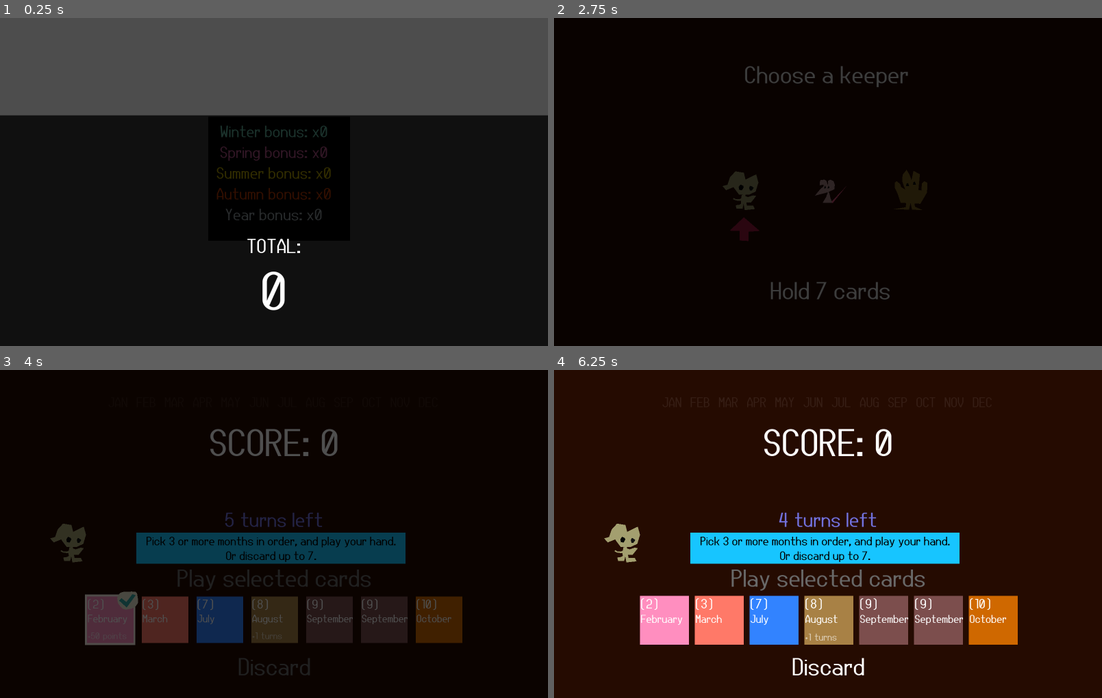
Above: before the commit, frames 1-4 (two rows, left to right).
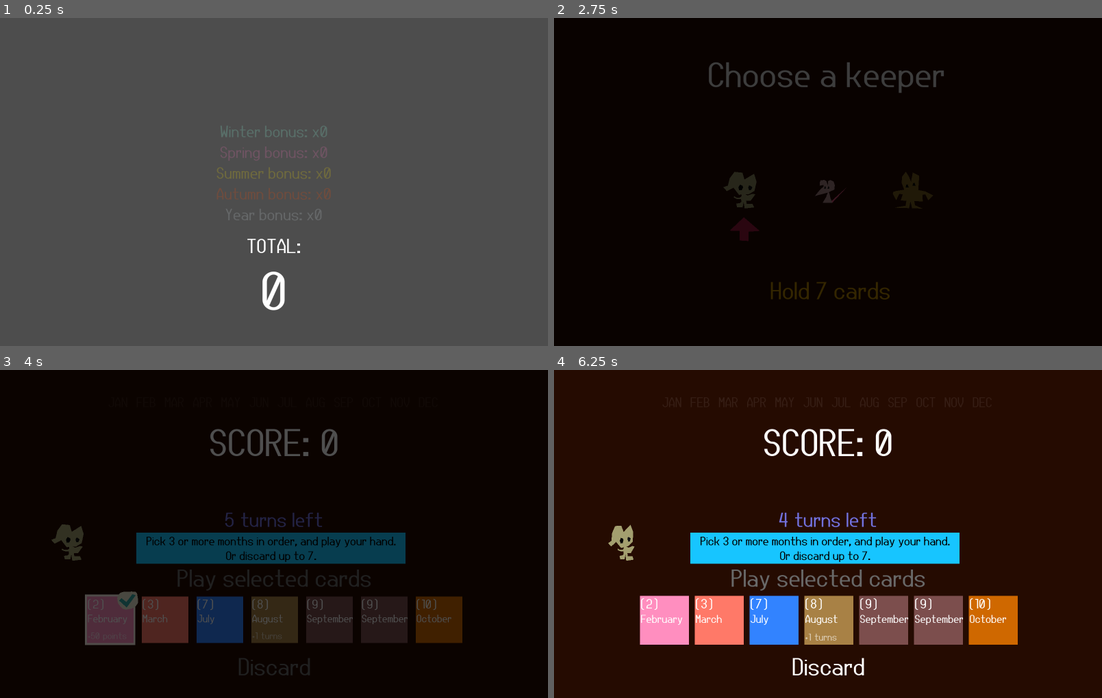
Above: after the commit, the same moments.

Repository: markeryjane/seeker
Game: Godot game, scene res://scenes/game_over_screen.tscn
Two runs of this game, one before a commit and one after it. Both use one fixed random seed, a clock stepped at 60 frames per second and the inputs below. This scene is started directly instead of the project's main scene.
Inputs:
- Up to frame 1 (0.25 s): no input
- Up to frame 2 (2.75 s): tap Enter (ui_accept) at 0.5, 0.77, 0.8, 1.07, 1.25, 1.35, 1.52, 1.82, 2.3 s; hold Right (ui_right) 0.53-1.28 s; tap X (play_hand) at 0.6, 1.55 s; hold Down (ui_down) 1.28-2.03 s; tap Space at 2 s; hold Right (ui_right) from 2.03 s (still down); tap Z (discard) at 2.1 s
- Up to frame 3 (4 s): release Right (ui_right) at 2.78 s; hold Up (ui_up) 2.78-3.53 s; tap X (play_hand) at 2.85, 3.6 s; tap Enter (ui_accept) at 3.02, 3.32, 3.77, 3.8 s; hold Left (ui_left) from 3.53 s (still down)
- Up to frame 4 (6.25 s): tap Enter (ui_accept) at 4.07, 4.35, 4.52, 4.82, 5.3, 5.75, 6.02 s; tap X (play_hand) at 4.55, 5.85 s; release Left (ui_left) at 5.03 s; hold Down (ui_down) 5.03-5.78 s; tap Z (discard) at 5.1 s; hold Right (ui_right) from 5.78 s (still down)

The runs differ from the first frame. In frame 1, 70% of the frame differs, in the area x 0-100%, y 29-100%; in frame 2, 1.4%; in frame 3, 0.1%; in frame 4, 0.3%.

Commit message:
restart sfx

Diff:
--- /dev/null
+++ b/scenes/bear.gd
@@ -0,0 +1,11 @@
+extends Node2D
+
+
+# Called when the node enters the scene tree for the first time.
+func _ready() -> void:
+	$AnimationPlayer.play("idle")
+
+
+# Called every frame. 'delta' is the elapsed time since the previous frame.
+func _process(delta: float) -> void:
+	pass
--- a/scenes/bear.tscn
+++ b/scenes/bear.tscn
@@ -1,25 +1,100 @@
-[gd_scene format=3 uid="uid://y24iny3awuk5"]
+[gd_scene load_steps=5 format=3 uid="uid://y24iny3awuk5"]
+
+[ext_resource type="Script" path="res://scenes/bear.gd" id="1_l8s58"]
+
+[sub_resource type="Animation" id="Animation_6obrb"]
+resource_name = "idle"
+length = 1.3
+loop_mode = 1
+tracks/0/type = "value"
+tracks/0/imported = false
+tracks/0/enabled = true
+tracks/0/path = NodePath("Polygon2D2:offset")
+tracks/0/interp = 1
+tracks/0/loop_wrap = true
+tracks/0/keys = {
+"times": PackedFloat32Array(0, 0.633333),
+"transitions": PackedFloat32Array(1, 1),
+"update": 0,
+"values": [Vector2(0, 0), Vector2(0, -3)]
+}
+tracks/1/type = "value"
+tracks/1/imported = false
+tracks/1/enabled = true
+tracks/1/path = NodePath("Polygon2D:rotation")
+tracks/1/interp = 1
+tracks/1/loop_wrap = true
+tracks/1/keys = {
+"times": PackedFloat32Array(0, 0.633333),
+"transitions": PackedFloat32Array(1, 1),
+"update": 0,
+"values": [-0.0523599, 0.0523599]
+}
+
+[sub_resource type="Animation" id="Animation_vggwf"]
+length = 0.001
+tracks/0/type = "value"
+tracks/0/imported = false
+tracks/0/enabled = true
+tracks/0/path = NodePath("Polygon2D2:offset")
+tracks/0/interp = 1
+tracks/0/loop_wrap = true
+tracks/0/keys = {
+"times": PackedFloat32Array(0),
+"transitions": PackedFloat32Array(1),
+"update": 0,
+"values": [Vector2(0, 0)]
+}
+tracks/1/type = "value"
+tracks/1/imported = false
+tracks/1/enabled = true
+tracks/1/path = NodePath("Polygon2D:rotation")
+tracks/1/interp = 1
+tracks/1/loop_wrap = true
+tracks/1/keys = {
+"times": PackedFloat32Array(0),
+"transitions": PackedFloat32Array(1),
+"update": 0,
+"values": [-0.0523599]
+}
+
+[sub_resource type="AnimationLibrary" id="AnimationLibrary_7rnli"]
+_data = {
+"RESET": SubResource("Animation_vggwf"),
+"idle": SubResource("Animation_6obrb")
+}
 
 [node name="Node2D" type="Node2D"]
+scale = Vector2(1, 0.7)
+script = ExtResource("1_l8s58")
 
 [node name="Polygon2D" type="Polygon2D" parent="."]
+position = Vector2(0, 3.62972)
+rotation = -0.0523599
 color = Color(0.52783, 0.422228, 0.136939, 1)
 polygon = PackedVector2Array(-7, -22, 20, -21, 23, -53, 10, -60, 6, -41, 2, -52, -4, -62, -12, -52, -13, -39)
 
-[node name="Polygon2D2" type="Polygon2D" parent="."]
-color = Color(0.52783, 0.422228, 0.136939, 1)
-polygon = PackedVector2Array(20, -21, 26, -20, 27, -34, 32, -39, 38, -36, 38, -24, 37, -15, 24, 7, -16, 5, -22, -13, -28, -26, -28, -36, -24, -39, -17, -33, -15, -27, -7, -22)
-
-[node name="Polygon2D3" type="Polygon2D" parent="."]
-color = Color(0.52783, 0.422228, 0.136939, 1)
-polygon = PackedVector2Array(-4, 1, -6, 14, -30, 18, 1, 19, 4, 5, 7, 19, 29, 20, 13, 13, 12, 4)
-
-[node name="Polygon2D4" type="Polygon2D" parent="."]
-position = Vector2(0, -4)
+[node name="Polygon2D4" type="Polygon2D" parent="Polygon2D"]
+position = Vector2(0, -5)
 color = Color(0.0159718, 0.0159718, 0.0159718, 1)
 polygon = PackedVector2Array(1, -25, -1, -31, -4, -30, -5, -25)
 
-[node name="Polygon2D5" type="Polygon2D" parent="."]
-position = Vector2(14, -7)
+[node name="Polygon2D5" type="Polygon2D" parent="Polygon2D"]
+position = Vector2(14, -8)
 color = Color(0.0159718, 0.0159718, 0.0159718, 1)
 polygon = PackedVector2Array(1, -25, -1, -31, -4, -30, -5, -25)
+
+[node name="Polygon2D2" type="Polygon2D" parent="."]
+position = Vector2(0, 1)
+color = Color(0.52783, 0.422228, 0.136939, 1)
+polygon = PackedVector2Array(20, -21, 26, -20, 34, -18.2713, 50, -10.2713, 40, -0.271338, 34, -12.2713, 28, -11.2713, 29, 2.18654, -16, 0.186542, -12, -12.2713, -19, -13.2713, -25, -0.271338, -32, -13.2713, -31, -17.2713, -25, -19.2713, -7, -22)
+
+[node name="Polygon2D3" type="Polygon2D" parent="."]
+position = Vector2(0, -3)
+color = Color(0.52783, 0.422228, 0.136939, 1)
+polygon = PackedVector2Array(-4, 1, -6, 14, -30, 18, 1, 19, 4, 5, 7, 19, 29, 20, 13, 13, 11, 0)
+
+[node name="AnimationPlayer" type="AnimationPlayer" parent="."]
+libraries = {
+"": SubResource("AnimationLibrary_7rnli")
+}
--- a/scenes/characterselect.tscn
+++ b/scenes/characterselect.tscn
@@ -48,7 +48,7 @@
 
 [node name="PlayLabel" type="Label" parent="CenterContainer"]
 layout_mode = 2
-theme_override_font_sizes/font_size = 90
+theme_override_font_sizes/font_size = 130
 text = "Choose a keeper"
 horizontal_alignment = 1
 
@@ -69,6 +69,7 @@
 [node name="DescriptionText" type="Label" parent="CenterContainer2"]
 unique_name_in_owner = true
 layout_mode = 2
+theme_override_colors/font_color = Color(0.857844, 0.627665, 0, 1)
 theme_override_font_sizes/font_size = 90
 text = "Start with 7 cards"
 horizontal_alignment = 1
--- a/scenes/charafter1.tscn
+++ b/scenes/charafter1.tscn
@@ -1,19 +1,90 @@
-[gd_scene format=3 uid="uid://tqwjmeil781v"]
+[gd_scene load_steps=5 format=3 uid="uid://tqwjmeil781v"]
+
+[ext_resource type="Script" path="res://scenes/charafter_1.gd" id="1_7kv35"]
+
+[sub_resource type="Animation" id="Animation_86und"]
+resource_name = "idle"
+length = 1.8
+loop_mode = 1
+tracks/0/type = "value"
+tracks/0/imported = false
+tracks/0/enabled = true
+tracks/0/path = NodePath(".:scale")
+tracks/0/interp = 1
+tracks/0/loop_wrap = true
+tracks/0/keys = {
+"times": PackedFloat32Array(0, 1),
+"transitions": PackedFloat32Array(1, 1),
+"update": 0,
+"values": [Vector2(1, 1), Vector2(0.6, 1)]
+}
+tracks/1/type = "value"
+tracks/1/imported = false
+tracks/1/enabled = true
+tracks/1/path = NodePath("Polygon2D:rotation")
+tracks/1/interp = 1
+tracks/1/loop_wrap = true
+tracks/1/keys = {
+"times": PackedFloat32Array(0, 1),
+"transitions": PackedFloat32Array(1, 1),
+"update": 0,
+"values": [0.0, -0.314159]
+}
+
+[sub_resource type="Animation" id="Animation_tentc"]
+length = 0.001
+tracks/0/type = "value"
+tracks/0/imported = false
+tracks/0/enabled = true
+tracks/0/path = NodePath(".:scale")
+tracks/0/interp = 1
+tracks/0/loop_wrap = true
+tracks/0/keys = {
+"times": PackedFloat32Array(0),
+"transitions": PackedFloat32Array(1),
+"update": 0,
+"values": [Vector2(1, 1)]
+}
+tracks/1/type = "value"
+tracks/1/imported = false
+tracks/1/enabled = true
+tracks/1/path = NodePath("Polygon2D:rotation")
+tracks/1/interp = 1
+tracks/1/loop_wrap = true
+tracks/1/keys = {
+"times": PackedFloat32Array(0),
+"transitions": PackedFloat32Array(1),
+"update": 0,
+"values": [0.0]
+}
+
+[sub_resource type="AnimationLibrary" id="AnimationLibrary_4dlfi"]
+_data = {
+"RESET": SubResource("Animation_tentc"),
+"idle": SubResource("Animation_86und")
+}
 
 [node name="Node2D" type="Node2D"]
+script = ExtResource("1_7kv35")
 
 [node name="Polygon2D" type="Polygon2D" parent="."]
 color = Color(0.639994, 0.626574, 0.435322, 1)
 polygon = PackedVector2Array(-1, -101, -32, -106, -52, -84, -61, -57, -79, -52, -66, -37, -39, -48, -19, -21, 19, -21, 42, -32, 52, -65, 44, -95, 5, -76)
 
+[node name="Polygon2D3" type="Polygon2D" parent="Polygon2D"]
+color = Color(0.0126459, 0.0126459, 0.0126459, 1)
+polygon = PackedVector2Array(-3, -53, -13, -58, -20, -49, -18, -38, -8, -37, -2, -47)
+
+[node name="Polygon2D4" type="Polygon2D" parent="Polygon2D"]
+color = Color(0.0708272, 0.0708272, 0.0708272, 1)
+polygon = PackedVector2Array(27, -52, 22, -53, 18, -46, 21, -36, 28, -36, 35, -46)
+
 [node name="Polygon2D2" type="Polygon2D" parent="."]
+position = Vector2(0, -6)
 color = Color(0.639994, 0.626574, 0.435322, 1)
 polygon = PackedVector2Array(-9, -19, -11, -7, -18, -4, -30, -4, -39, -9, -41, -4, -29, 1, -12, 2, -11, 12, -17, 16, -31, 18, -28, 31, -6, 31, -2, 13, 2, 36, 39, 32, 33, 19, 10, 19, 8, 8, 25, 8, 44, -16, 33, -18, 14, -12, 5, -15, 4, -23)
 
-[node name="Polygon2D3" type="Polygon2D" parent="."]
-color = Color(0.0126459, 0.0126459, 0.0126459, 1)
-polygon = PackedVector2Array(-3, -53, -13, -58, -20, -49, -18, -38, -8, -37, -2, -47)
-
-[node name="Polygon2D4" type="Polygon2D" parent="."]
-color = Color(0.0708272, 0.0708272, 0.0708272, 1)
-polygon = PackedVector2Array(27, -52, 22, -53, 18, -46, 21, -36, 28, -36, 35, -46)
+[node name="AnimationPlayer" type="AnimationPlayer" parent="."]
+libraries = {
+"": SubResource("AnimationLibrary_4dlfi")
+}
--- /dev/null
+++ b/scenes/charafter_1.gd
@@ -0,0 +1,11 @@
+extends Node2D
+
+
+# Called when the node enters the scene tree for the first time.
+func _ready() -> void:
+	$AnimationPlayer.play("idle")
+
+
+# Called every frame. 'delta' is the elapsed time since the previous frame.
+func _process(delta: float) -> void:
+	pass
--- a/scenes/game_over_screen.gd
+++ b/scenes/game_over_screen.gd
@@ -15,6 +15,7 @@
 
 @onready var score_text: Label = %ScoreText
 @onready var score_tick_sfx: AudioStreamPlayer = %ScoreTickSfx
+@onready var select_sfx: AudioStreamPlayer = %SelectSfx
 
 var can_restart = false
 
@@ -73,6 +74,7 @@
 func _process(delta: float) -> void:
 	if Input.is_action_just_pressed("ui_accept") and can_restart:
 		SceneTransition.goToScene(load("res://scenes/characterselect.tscn"))
+		select_sfx.play()
 	if score_text.text != str(final_score):
 		score_text.text = str(final_score)
 		score_tick_sfx.play()
--- a/scenes/game_over_screen.tscn
+++ b/scenes/game_over_screen.tscn
@@ -1,19 +1,23 @@
-[gd_scene load_steps=4 format=3 uid="uid://dqr5kkyshfci1"]
+[gd_scene load_steps=5 format=3 uid="uid://dqr5kkyshfci1"]
 
 [ext_resource type="Script" path="res://scenes/game_over_screen.gd" id="1_8qjxw"]
 [ext_resource type="AudioStream" uid="uid://fiho0msdg58v" path="res://sfx/bududuh_sfx.wav" id="2_kee6j"]
 [ext_resource type="AudioStream" uid="uid://bdip6uleqr1sl" path="res://sfx/pop_sfx.wav" id="3_u4kuj"]
+[ext_resource type="AudioStream" uid="uid://c1b4nbywpb003" path="res://sfx/prup_sfx.wav" id="4_3ouu1"]
 
 [node name="GameOverScreen" type="Node2D"]
 script = ExtResource("1_8qjxw")
 
 [node name="ColorRect" type="ColorRect" parent="."]
+visible = false
+offset_left = 528.0
 offset_top = 356.0
-offset_right = 2075.0
+offset_right = 1475.0
 offset_bottom = 1227.0
-color = Color(0, 0, 0, 0.792157)
+color = Color(0.140805, 0.107764, 0.048917, 0.792157)
 
 [node name="BonusBackground" type="ColorRect" parent="."]
+visible = false
 offset_left = 760.0
 offset_top = 361.0
 offset_right = 1278.0
@@ -109,4 +113,8 @@
 wait_time = 1.8
 autostart = true
 
+[node name="SelectSfx" type="AudioStreamPlayer" parent="."]
+unique_name_in_owner = true
+stream = ExtResource("4_3ouu1")
+
 [connection signal="timeout" from="ShowRestartTimer" to="." method="_on_show_restart_timer_timeout"]
--- a/scenes/main_scene.gd
+++ b/scenes/main_scene.gd
@@ -3,6 +3,7 @@
 const CARD_BASE = preload("res://card_base.tscn")
 const EXTRA_TURN_INDICATOR = preload("res://scenes/extra_turn_indicator.tscn")
 const PARTICLES = preload("res://particles.tscn")
+@onready var character_jump_animator: AnimationPlayer = %CharacterJumpAnimator
 
 var deck = []
 var play_area = []
@@ -127,6 +128,12 @@
 	game_is_over = true
 
 	await get_tree().create_timer(1.5).timeout
+
+	if tutorial:
+		tutorial.visible = false
+	if turns_left_container:
+		turns_left_container.visible = false
+
 	var inst = GAME_OVER_SCREEN.instantiate()
 	inst.final_score = score
 	inst.gameover_winter_bonus_active = year_ui.winter_bonus_active
@@ -307,6 +314,7 @@
 		input_is_disabled = false
 		return
 
+	character_jump_animator.play("jump")
 	pressed_play_or_discard_sfx.play()
 	match scoring_numbers.size():
 		3:
--- a/scenes/main_scene.tscn
+++ b/scenes/main_scene.tscn
@@ -21,6 +21,7 @@
 [ext_resource type="PackedScene" uid="uid://tqwjmeil781v" path="res://scenes/charafter1.tscn" id="19_oshqn"]
 [ext_resource type="PackedScene" uid="uid://cfwx3ur281jtl" path="res://scenes/rat.tscn" id="20_tftay"]
 [ext_resource type="PackedScene" uid="uid://y24iny3awuk5" path="res://scenes/bear.tscn" id="21_7s1mw"]
+[ext_resource type="AudioStream" uid="uid://dgnlnvlw4ylbm" path="res://sfx/chirp_high_sfx.wav" id="22_tsso5"]
 
 [sub_resource type="Animation" id="Animation_8s8fh"]
 length = 0.001
@@ -58,6 +59,57 @@
 "animate_combo_display": SubResource("Animation_257vy")
 }
 
+[sub_resource type="Animation" id="Animation_xwld0"]
+resource_name = "jump"
+tracks/0/type = "value"
+tracks/0/imported = false
+tracks/0/enabled = true
+tracks/0/path = NodePath(".:position")
+tracks/0/interp = 1
+tracks/0/loop_wrap = true
+tracks/0/keys = {
+"times": PackedFloat32Array(0.266667, 0.5, 1),
+"transitions": PackedFloat32Array(1, 9.18959, 4.28709),
+"update": 0,
+"values": [Vector2(262, 668), Vector2(262, 540), Vector2(262, 668)]
+}
+tracks/1/type = "audio"
+tracks/1/imported = false
+tracks/1/enabled = true
+tracks/1/path = NodePath("Jumpsound")
+tracks/1/interp = 1
+tracks/1/loop_wrap = true
+tracks/1/keys = {
+"clips": [{
+"end_offset": 0.0,
+"start_offset": 0.0,
+"stream": ExtResource("22_tsso5")
+}],
+"times": PackedFloat32Array(0.266667)
+}
+tracks/1/use_blend = true
+
+[sub_resource type="Animation" id="Animation_c013a"]
+length = 0.001
+tracks/0/type = "value"
+tracks/0/imported = false
+tracks/0/enabled = true
+tracks/0/path = NodePath(".:position")
+tracks/0/interp = 1
+tracks/0/loop_wrap = true
+tracks/0/keys = {
+"times": PackedFloat32Array(0),
+"transitions": PackedFloat32Array(1),
+"update": 0,
+"values": [Vector2(262, 668)]
+}
+
+[sub_resource type="AnimationLibrary" id="AnimationLibrary_bjh8y"]
+_data = {
+"RESET": SubResource("Animation_c013a"),
+"jump": SubResource("Animation_xwld0")
+}
+
 [node name="MainScene" type="Node2D"]
 script = ExtResource("1_m7ixl")
 
@@ -279,3 +331,12 @@
 unique_name_in_owner = true
 visible = false
 scale = Vector2(1.8, 1.8)
+
+[node name="CharacterJumpAnimator" type="AnimationPlayer" parent="CharacterHolder"]
+unique_name_in_owner = true
+libraries = {
+"": SubResource("AnimationLibrary_bjh8y")
+}
+
+[node name="Jumpsound" type="AudioStreamPlayer" parent="CharacterHolder"]
+pitch_scale = 2.4
--- /dev/null
+++ b/scenes/rat.gd
@@ -0,0 +1,11 @@
+extends Node2D
+
+
+# Called when the node enters the scene tree for the first time.
+func _ready() -> void:
+	$AnimationPlayer.play("idle")
+
+
+# Called every frame. 'delta' is the elapsed time since the previous frame.
+func _process(delta: float) -> void:
+	pass
--- a/scenes/rat.tscn
+++ b/scenes/rat.tscn
@@ -1,16 +1,86 @@
-[gd_scene format=3 uid="uid://cfwx3ur281jtl"]
+[gd_scene load_steps=5 format=3 uid="uid://cfwx3ur281jtl"]
+
+[ext_resource type="Script" path="res://scenes/rat.gd" id="1_d5q1n"]
+
+[sub_resource type="Animation" id="Animation_elxd0"]
+resource_name = "idle"
+loop_mode = 1
+tracks/0/type = "value"
+tracks/0/imported = false
+tracks/0/enabled = true
+tracks/0/path = NodePath("Polygon2D:position")
+tracks/0/interp = 1
+tracks/0/loop_wrap = true
+tracks/0/keys = {
+"times": PackedFloat32Array(0, 0.6),
+"transitions": PackedFloat32Array(1, 1),
+"update": 0,
+"values": [Vector2(0, 0), Vector2(0, 3)]
+}
+tracks/1/type = "value"
+tracks/1/imported = false
+tracks/1/enabled = true
+tracks/1/path = NodePath("Polygon2D5:rotation")
+tracks/1/interp = 1
+tracks/1/loop_wrap = true
+tracks/1/keys = {
+"times": PackedFloat32Array(0, 0.6),
+"transitions": PackedFloat32Array(1, 1),
+"update": 0,
+"values": [0.0, 0.279253]
+}
+
+[sub_resource type="Animation" id="Animation_dbldu"]
+length = 0.001
+tracks/0/type = "value"
+tracks/0/imported = false
+tracks/0/enabled = true
+tracks/0/path = NodePath("Polygon2D:position")
+tracks/0/interp = 1
+tracks/0/loop_wrap = true
+tracks/0/keys = {
+"times": PackedFloat32Array(0),
+"transitions": PackedFloat32Array(1),
+"update": 0,
+"values": [Vector2(0, 0)]
+}
+tracks/1/type = "value"
+tracks/1/imported = false
+tracks/1/enabled = true
+tracks/1/path = NodePath("Polygon2D5:rotation")
+tracks/1/interp = 1
+tracks/1/loop_wrap = true
+tracks/1/keys = {
+"times": PackedFloat32Array(0),
+"transitions": PackedFloat32Array(1),
+"update": 0,
+"values": [0.0]
+}
+
+[sub_resource type="AnimationLibrary" id="AnimationLibrary_p6imm"]
+_data = {
+"RESET": SubResource("Animation_dbldu"),
+"idle": SubResource("Animation_elxd0")
+}
 
 [node name="Node2D" type="Node2D"]
+script = ExtResource("1_d5q1n")
+
+[node name="Polygon2D5" type="Polygon2D" parent="."]
+position = Vector2(15, 5)
+color = Color(0.942975, 0.356386, 0.509773, 1)
+offset = Vector2(-16, -6)
+polygon = PackedVector2Array(14, 3, 53, -38, 16, 8)
 
 [node name="Polygon2D" type="Polygon2D" parent="."]
 color = Color(0.753204, 0.601138, 0.599527, 1)
 polygon = PackedVector2Array(-7, -37, -17, -28, -30, -12, 4, -21, 21, -29, 22, -41, 19, -50, 10, -54, 4, -51, 4, -46, 4, -40, 0, -51, -5, -54, -15, -53, -17, -48, -17, -39, -7, -41)
 
-[node name="Polygon2D2" type="Polygon2D" parent="."]
+[node name="Polygon2D2" type="Polygon2D" parent="Polygon2D"]
 color = Color(0.00820202, 0.00820202, 0.00820202, 1)
 polygon = PackedVector2Array(-1, -32, -3, -39, -6, -31, -5, -31)
 
-[node name="Polygon2D3" type="Polygon2D" parent="."]
+[node name="Polygon2D3" type="Polygon2D" parent="Polygon2D"]
 position = Vector2(9, 0)
 color = Color(0.00820202, 0.00820202, 0.00820202, 1)
 polygon = PackedVector2Array(-1, -32, -3, -39, -6, -31, -5, -31)
@@ -19,6 +89,7 @@
 color = Color(0.753204, 0.601138, 0.599527, 1)
 polygon = PackedVector2Array(5, -24, -1, -8, -10, 7, 16, 7, 11, -5, 8, -18)
 
-[node name="Polygon2D5" type="Polygon2D" parent="."]
-color = Color(0.942975, 0.356386, 0.509773, 1)
-polygon = PackedVector2Array(14, 3, 53, -38, 16, 8)
+[node name="AnimationPlayer" type="AnimationPlayer" parent="."]
+libraries = {
+"": SubResource("AnimationLibrary_p6imm")
+}
--- a/tutorial.gd
+++ b/tutorial.gd
@@ -10,7 +10,8 @@
 func _ready() -> void:
 	SignalBus.connect("played_hand", just_played_hand)
 	if SignalBus.has_seen_tutorial:
-		queue_free()
+		visible = false
+		#queue_free()
 
 
 
Not shown: 1 places in scenes/main_scene.tscn that only renumber resources
Not shown, added: sfx/chirp_high_sfx.wav.import
Not shown, changed: .DS_Store
Not shown, changed: sfx/.DS_Store
Not shown, added: sfx/chirp_high_sfx.wav
